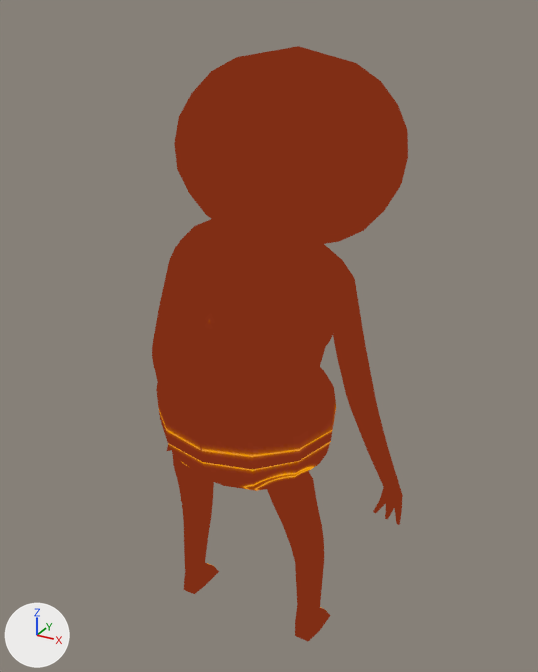
One commit to the glTF model godot/assets/models/battle/summons/WanderingBaldMan.glb: the scene before it, then after it.
One viewpoint serves both versions: a camera (50 mm lens) standing at (0.1111, -0.2007, 0.2064) and looking at (-0.0009, 0.003, 0.1046). Every picture has the same lights, and +X, +Y and +Z are marked at lower left. The picture after the commit comes second. Both versions are drawn at frame 31 of the action 'Bald_Intro'; the numbers are the values there. Vertices at exactly the same position are counted once.

Objects in the first picture: 'BaldingMan'.
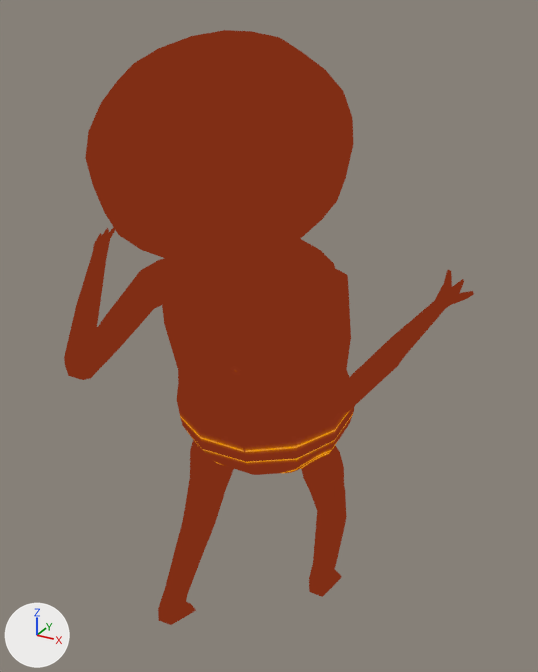
Edits to the bpy script that builds the scene:
```text
Change me_baldingman:
    used by ob_baldingman; parent = ob_wanderingbaldman; location = (0.0701, 0.312, 0.0); rotation_euler = (1.571, 0.0, 0.0), in degrees (90, 0, 0)
    remove me_baldingman.from_pydata(...)  # 571 vertices, 1118 faces; spans x -1.08..0.91, y -0.03..3.91, z -0.76..1.12
    add me_baldingman.from_pydata(...)  # 571 vertices, 1118 faces; spans x -1.33..1.31, y -1.04..0.54, z -0.02..4.02
    me_baldingman part 1: the loose piece of 110 vertices spanning x -0.87..0.68, y 2.66..3.91, z -0.76..0.65 is multiplied about its middle by the matrix ((0.845, 0.011, 0.535), (0.476, -0.47, -0.743), (0.243, 0.882, -0.402)), then moved by (-0.03, -3.62, 3.43)
    me_baldingman part 2: 461 of 571 vertices moved; they spanned x -1.08..0.91, y -0.03..2.99, z -0.04..1.12 and now span x -1.33..1.31, y -0.98..0.54, z -0.02..2.89; mean shift (0.11, -1.71, 1.31); largest move (-0.26, 2.97, 0.53) -> (0.01, -0.69, 2.8)
Change ob_baldingman:
    remove ob_baldingman.parent = ob_wanderingbaldman
    ob_baldingman.rotation_euler: (1.571, 0.0, 0.0) -> (0.0, 0.0, 0.0)  # degrees (90, 0, 0) -> degrees (0, 0, 0)
    ob_baldingman.location: (0.0701, 0.312, 0.0) -> (0.0, 0.0, 0.0)
    ob_baldingman.scale: (1.0, 1.0, 1.0) -> (0.05, 0.05, 0.05)
```

What differs and where, as boxes (x1, y1, x2, y2) in the pictures (538 x 672 px; the box of a moved part takes in the faces that stretch with it):
'BaldingMan', reshaped, moved, rescaled, turned: before (152, 46, 408, 641); after (64, 30, 474, 625)
part 1 of me_baldingman, moved or reshaped: before (174, 46, 408, 244); after (85, 30, 353, 268)
part 2 of me_baldingman, moved or reshaped: before (152, 215, 403, 641); after (64, 227, 474, 625)
